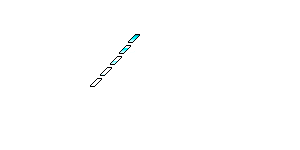
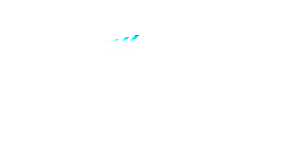
Layered file, before and after one edit (300x150). Changes by layer:
hid group "Groep 1" (1st of 4) (5 layers) over [110, 56, 122, 65]
hid "Laag 4" over [110, 56, 122, 65]
hid "Laag 3" over [111, 57, 122, 65]
hid group "Groep 1" (2nd of 4) (2 layers) over [90, 78, 102, 87]
hid "Laag 8" over [90, 78, 102, 87]
hid group "Groep 1" (3rd of 4) (2 layers) over [100, 67, 112, 76]
hid "Laag 6" over [100, 67, 112, 76]
hid "Laag 5" over [101, 68, 112, 76]
hid "Laag 3 kopiëren" (2nd of 2, in "Groep 1") over [128, 34, 140, 43]
hid "Laag 2" over [119, 45, 131, 54]
added layer "Laag 1 kopiëren 3" in group "Groep 1" over [105, 41, 115, 53]
added layer "Laag 1 kopiëren 2" in group "Groep 1" over [113, 39, 123, 53]
added layer "Laag 1 kopiëren" in group "Groep 1" over [121, 37, 131, 53]
painted on "Laag 1" over [120, 40, 135, 54]
removed layer "Achtergrond" over [90, 34, 140, 87]
